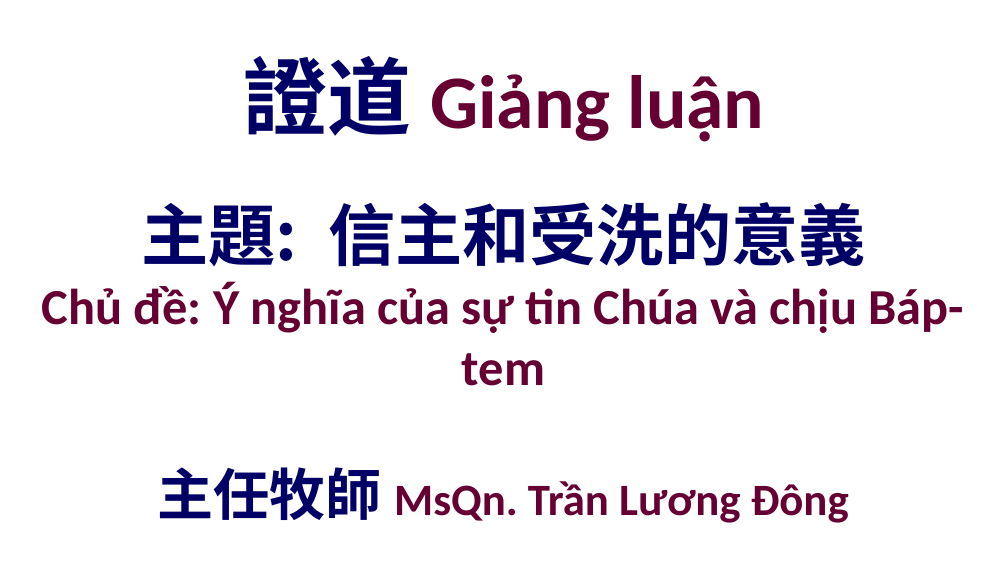
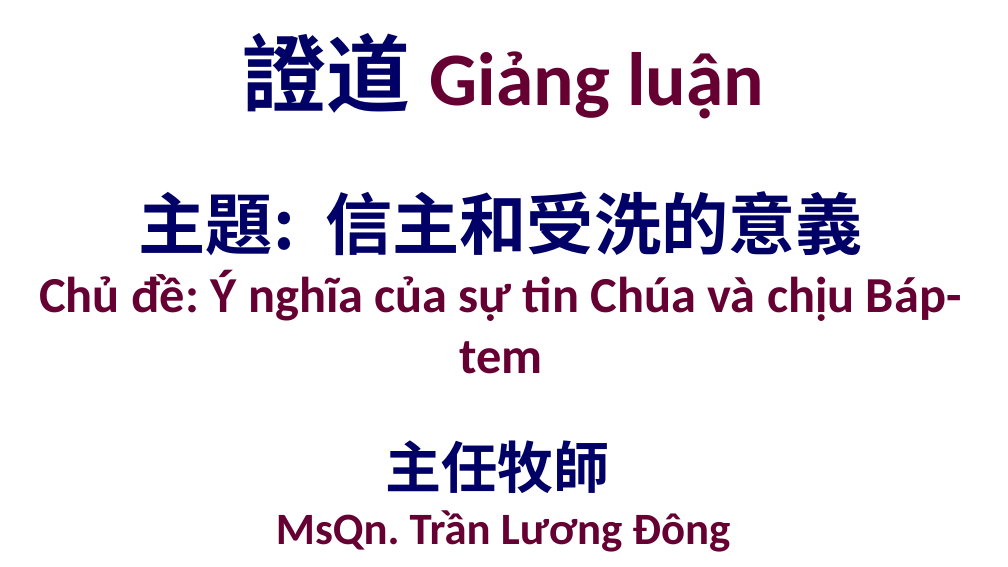
Before and after one commit to batisuoc/other-ppts, a slide deck: slide 14 of 聯合崇拜流程.pptx. Drawn at 1008x567 pixels with LibreOffice and Linux fonts; fonts in the diff are those of the drawing; background and template pictures are left out. Boxes give left, top, right and bottom in pixels: in the first picture for what was removed or moved away, otherwise in the second. Text is boxed around its words. In the diff, an @@ line names an element or a change of style, - is before the commit and + after.

Commit message:
Update ppts

```diff
--- a/聯合崇拜流程.pptx
+++ b/聯合崇拜流程.pptx
@@ title "證道 Giảng luận": place and size @@
-title "證道 Giảng luận" at (243, 56, 765, 142)
+title "證道 Giảng luận" at (243, 33, 764, 119)
@@ text "主題: 信主和受洗的意義": place and size @@
-text "主題: 信主和受洗的意義" at (42, 202, 965, 386)
+text "主題: 信主和受洗的意義" at (39, 191, 962, 374)
@@ text at (276, 440, 730, 552): text changed @@
-主任牧師 MsQn. Trần Lương Đông
+主任牧師
+MsQn. Trần Lương Đông
```
Also in this commit, not shown: 17 other slides changed, 3 other files.
